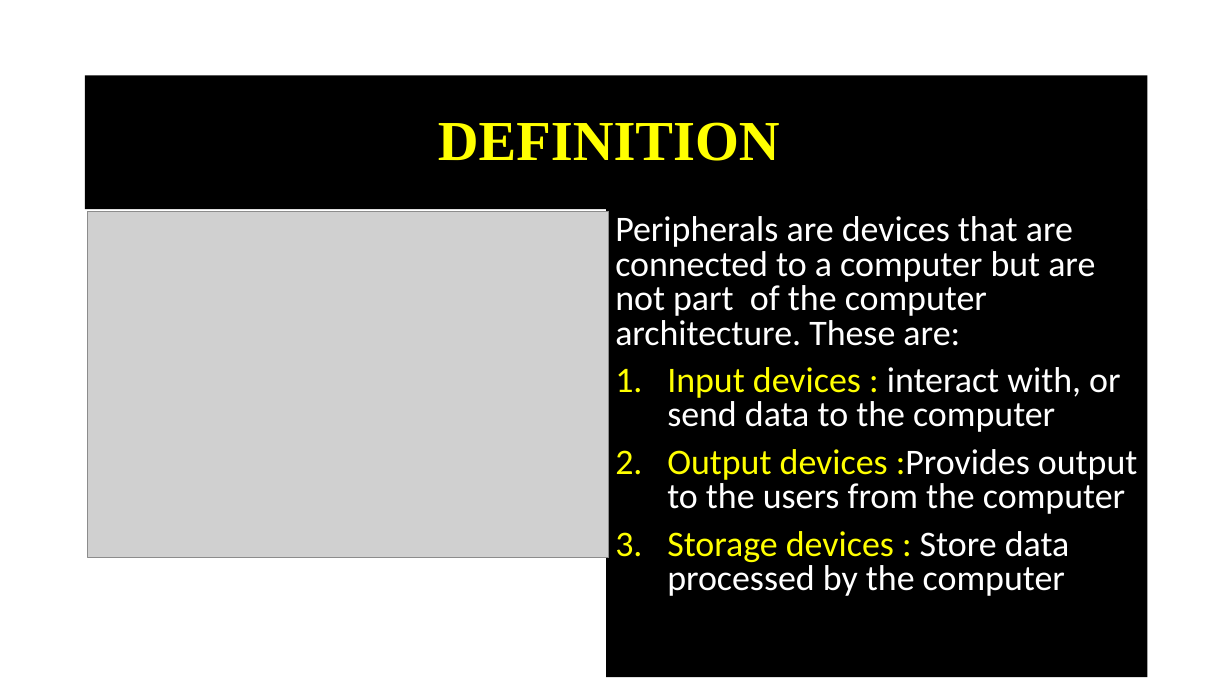
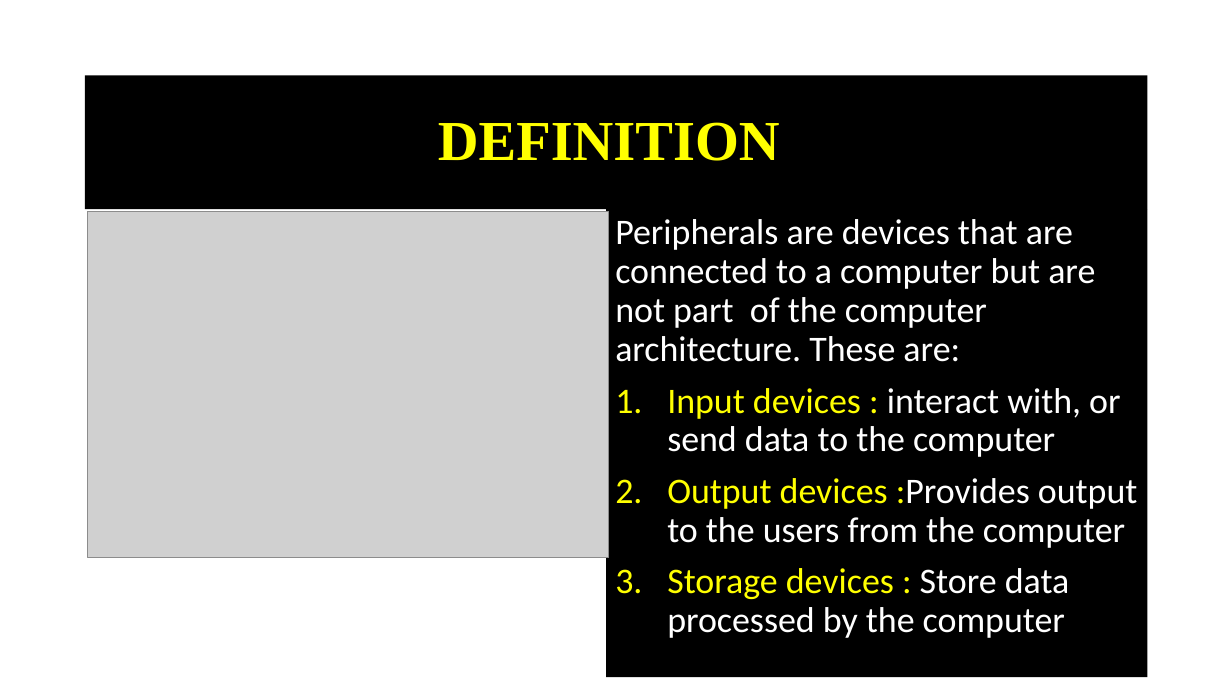
Before and after one commit to mutanganajoseph/Documents, a slide deck: slide 3 of auca/sem-2/intro-to-computer/Lesson 4.pptx. Drawn at 1232x693 pixels with LibreOffice and Linux fonts; fonts in the diff are those of the drawing; grey boxes stand for pictures; background and template pictures are left out. Boxes give left, top, right and bottom in pixels: in the first picture for what was removed or moved away, otherwise in the second. Text is boxed around its words. In the diff, an @@ line names an element or a change of style, - is before the commit and + after.

```diff
--- a/auca/sem-2/intro-to-computer/Lesson 4.pptx
+++ b/auca/sem-2/intro-to-computer/Lesson 4.pptx
@@ text "Peripherals are devices that are ..." at [606,209,1148,677]: line spacing 0.8 to 0.9 @@
```
Also in this commit, not shown: 2 other slides changed, 2 other files.
